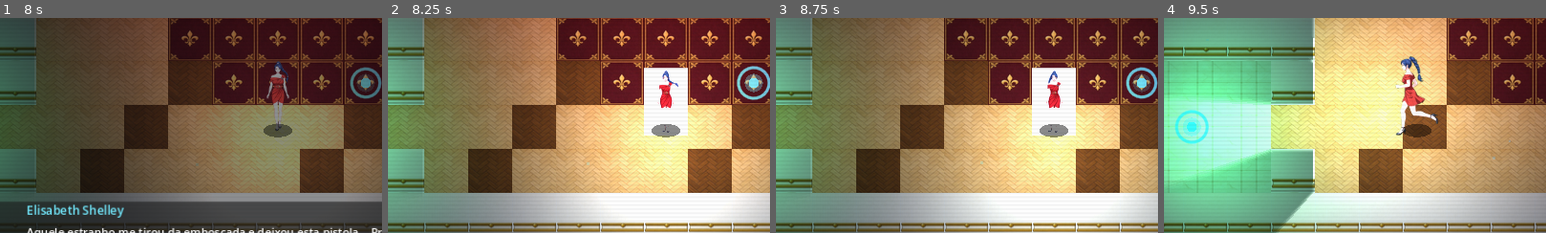
Above: before the commit, frames 1-4 (left to right).
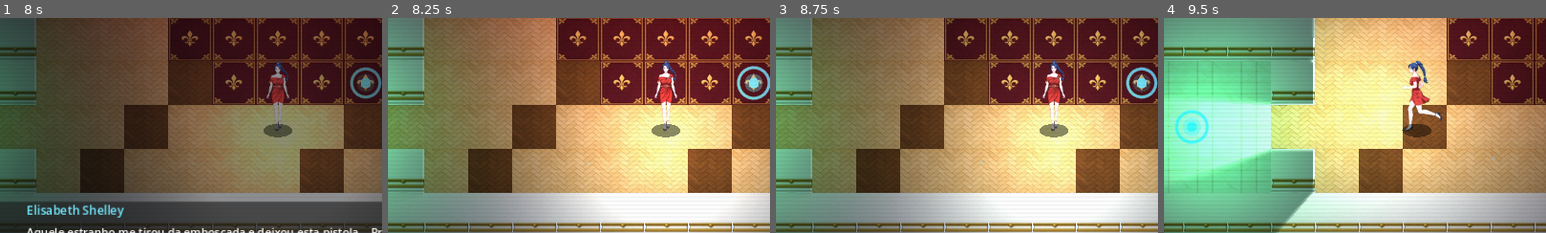
Above: after the commit, the same moments.

Repository: Edsephiroth/Bio-Crisis
Game: Godot game, scene res://src/ui/title_screen.tscn
Two runs of this game, one before a commit and one after it. Both use one fixed random seed, a clock stepped at 60 frames per second and the inputs below. Sound files missing from this copy of the repository are replaced by a short silence.
Inputs (mouse positions are % of the whole screen's width and height, from its top left):
- Up to frame 1 (8 s): click "NOVA MISSÃO" at 0.5 s; tap Enter (ui_accept) at 1.25 s; drag from (9, 84) to (60, 28) at 1.27 s; click "Arma" at 2 s; click "Som: ON" at 2.75 s; click "TÁTICO ATB PRONTO" at 3.5 s; click "CONTINUAR ▶" at 4.25 s; click "FECHAR ✓" at 5 s; click "MENU" at 5.75 s; drag from (30, 55) to (45, 70) at 6.52 s; move the mouse to (60, 28) at 7.27 s; hold D (move_right) from 7.28 s (still down); hold E (pe_energy_shot) from 7.28 s (still down); click (60, 28) at 7.42 s
- Up to frame 2 (8.25 s): release D (move_right) at 8 s; release E (pe_energy_shot) at 8 s; tap Enter (ui_accept) at 8 s; drag from (45, 70) to (20, 35) at 8.02 s
- Up to frame 3 (8.75 s): no input
- Up to frame 4 (9.5 s): move the mouse to (80, 65) at 8.77 s; hold A (move_left) from 8.78 s (still down); hold Q (pe_heal) from 8.78 s (still down); click (80, 65) at 8.92 s; tap Enter (ui_accept) at 9.02 s; tap C (reload) at 9.4 s
The pictures show only the part of the screen within x 14-64%, y 25-75%; the shares and areas given below are measured in that part.

Frame 1 is identical in both runs. In frame 2, 3.5% of the frame differs, in the area x 67-79%, y 19-55%; in frame 3, 3.5%; in frame 4, 1.8%.

Commit message:
fix(sprites & combat): clean 4-dir transparent breathing Idle, uniform Elisabeth run framing, and distinct sequential/spread weapon firing patterns

Diff:
--- a/src/data/bio_database.gd
+++ b/src/data/bio_database.gd
@@ -7,29 +7,29 @@
 	var list: Array[WeaponData] = []
 
 	list.append(_make_weapon(
-		"m93r", "M93R", "9mm", 18, 230.0, 3, 18, PackedStringArray(["quickdraw"]),
+		"m93r", "M93R", "9mm", 18, 230.0, 3, 18, "burst", 0.095, PackedStringArray(["quickdraw"]),
 		"res://assets/icons/Pe1_icon_inv_pistol.png",
-		"Pistola italiana 9mm com rajada de 3 tiros. Perk: Quickdraw."
+		"Pistola italiana 9mm com rajada de 3 tiros rápidos. Perk: Quickdraw."
 	))
 	list.append(_make_weapon(
-		"glock19", "Glock 19", "9mm", 14, 215.0, 2, 16, PackedStringArray(["frost", "critup"]),
+		"glock19", "Glock 19", "9mm", 14, 215.0, 2, 16, "semi", 0.13, PackedStringArray(["frost", "critup"]),
 		"res://assets/icons/Pe1_icon_inv_pistol.png",
-		"Pistola leve com munição criogênica. Perks: Frost + Crit Up (ótima para Tune!)."
+		"Pistola leve semiautomática (2 tiros). Perks: Frost + Crit Up."
 	))
 	list.append(_make_weapon(
-		"m870", "M870 Shotgun", "12G", 36, 165.0, 1, 6, PackedStringArray(["heat"]),
+		"m870", "M870 Shotgun", "12G", 36, 165.0, 1, 6, "spread", 0.0, PackedStringArray(["heat"]),
 		"res://assets/icons/Pe1_icon_inv_shotgun.png",
-		"Escopeta tática 12G com cartuchos térmicos. Perk: Heat (+25% dano)."
+		"Escopeta 12G em cone (5 estilhaços simultâneos). Perk: Heat."
 	))
 	list.append(_make_weapon(
-		"mp5a5", "MP5A5 SMG", "9mm", 22, 225.0, 4, 28, PackedStringArray(["acid"]),
+		"mp5a5", "MP5A5 SMG", "9mm", 22, 225.0, 5, 30, "auto", 0.065, PackedStringArray(["acid"]),
 		"res://assets/icons/Pe1_icon_inv_smg.png",
-		"Submetralhadora de alta cadência. Perk: Acid (corrosão contínua)."
+		"Submetralhadora automática (rajada de 5 tiros em sequência). Perk: Acid."
 	))
 	list.append(_make_weapon(
-		"m4a1", "M4A1 Rifle", "5.56mm", 28, 300.0, 2, 24, PackedStringArray(["2comm"]),
+		"m4a1", "M4A1 Rifle", "5.56mm", 28, 300.0, 2, 24, "precision", 0.14, PackedStringArray(["2comm"]),
 		"res://assets/icons/Pe1_icon_inv_rifle.png",
-		"Carabina tática de longo alcance. Perk: 2x Command (recupera 45% ATB!)."
+		"Carabina tática de longo alcance (2 tiros precisos). Perk: 2x Command."
 	))
 	return list
 
@@ -123,7 +123,7 @@
 
 
 static func _make_weapon(
-	id: String, dname: String, cal: String, atk: int, rng: float, rof: int, cap: int, perks: PackedStringArray, icon: String, desc: String
+	id: String, dname: String, cal: String, atk: int, rng: float, rof: int, cap: int, pattern: String, interval: float, perks: PackedStringArray, icon: String, desc: String
 ) -> WeaponData:
 	var w := WeaponData.new()
 	w.id = id
@@ -134,6 +134,8 @@
 	w.rate_of_fire = rof
 	w.capacity = cap
 	w.mag_current = cap
+	w.fire_pattern = pattern
+	w.shot_interval = interval
 	w.perks = perks
 	w.icon_path = icon
 	w.description = desc
--- a/src/entities/player/elisabeth.gd
+++ b/src/entities/player/elisabeth.gd
@@ -3,7 +3,6 @@
 
 const WALK_SHEET: Texture2D = preload("res://assets/sprites/elisabeth_sheet.png")
 const RUN_SHEET: Texture2D = preload("res://assets/sprites/elisabeth_run_sheet.png")
-const IDLE_SHEET: Texture2D = preload("res://assets/sprites/elisabeth_idle_sheet.png")
 
 @export var walk_speed: float = 165.0
 @export var run_speed: float = 218.0
@@ -19,7 +18,7 @@
 var anim_timer: float = 0.0
 var anim_frame: int = 0
 var idle_timer: float = 0.0
-var active_sheet_mode: String = "walk" # "walk", "run", "idle"
+var active_sheet_mode: String = "walk" # "walk", "run"
 
 var dash_timer: float = 0.0
 var dash_dir: Vector2 = Vector2.DOWN
@@ -98,19 +97,14 @@
 	if active_sheet_mode == mode:
 		return
 	active_sheet_mode = mode
-	match mode:
-		"run":
-			sprite.texture = RUN_SHEET
-			sprite.hframes = 8
-			sprite.vframes = 4
-		"idle":
-			sprite.texture = IDLE_SHEET
-			sprite.hframes = 8
-			sprite.vframes = 1
-		_:
-			sprite.texture = WALK_SHEET
-			sprite.hframes = 8
-			sprite.vframes = 4
+	if mode == "run":
+		sprite.texture = RUN_SHEET
+		sprite.hframes = 8
+		sprite.vframes = 4
+	else:
+		sprite.texture = WALK_SHEET
+		sprite.hframes = 8
+		sprite.vframes = 4
 
 
 func _physics_process(delta: float) -> void:
@@ -159,6 +153,7 @@
 	if raw_len > 0.1:
 		_set_sheet_mode("run" if is_running else "walk")
 		sprite.scale = Vector2(0.76, 0.76)
+		sprite.position = Vector2(0, -34)
 
 		facing_dir = input_vec.normalized()
 		if absf(facing_dir.x) > absf(facing_dir.y):
@@ -175,16 +170,14 @@
 				AudioManager.play_sfx("step", -11.0, 0.14)
 		sprite.frame = dir_row * 8 + anim_frame
 	else:
-		idle_timer += delta * 4.5
-		if dir_row == 0:
-			_set_sheet_mode("idle")
-			sprite.frame = int(idle_timer) % 8
-			sprite.scale = Vector2(0.76, 0.76)
-		else:
-			_set_sheet_mode("walk")
-			sprite.frame = dir_row * 8
-			var breath: float = 1.0 + 0.015 * sin(idle_timer * 1.4)
-			sprite.scale = Vector2(0.76, 0.76 * breath)
+		idle_timer += delta * 3.2
+		_set_sheet_mode("walk")
+		sprite.frame = dir_row * 8
+		var wave: float = sin(idle_timer)
+		var breath_y: float = 1.0 + 0.018 * wave
+		var breath_x: float = 1.0 - 0.008 * wave
+		sprite.scale = Vector2(0.76 * breath_x, 0.76 * breath_y)
+		sprite.position = Vector2(0, -34.0 - 0.6 * wave)
 
 	flashlight.position = Vector2(0, -18) + facing_dir * 34.0
 
--- a/src/levels/children_first_hall.gd
+++ b/src/levels/children_first_hall.gd
@@ -34,6 +34,7 @@
 var tracer_lines: Array[Dictionary] = []
 var floating_texts: Array[Dictionary] = []
 var enemy_projectiles: Array[Dictionary] = []
+var pending_burst_shots: Array[Dictionary] = []
 var emergency_time: float = 0.0
 var pending_victory_after_dialogue: bool = false
 
@@ -296,6 +297,15 @@
 				else:
 					EventBus.floating_text_requested.emit("ESQUIVOU!", player.global_position + Vector2(0, -52), Color(0.35, 0.95, 1.0))
 				enemy_projectiles.remove_at(i)
+
+	# Process sequential weapon burst shots (SMG / M93R / Rifle / Pistol)
+	if not GameState.is_world_paused():
+		for i in range(pending_burst_shots.size() - 1, -1, -1):
+			var shot: Dictionary = pending_burst_shots[i]
+			shot["delay"] = float(shot["delay"]) - delta
+			if float(shot["delay"]) <= 0.0:
+				_execute_single_queued_bullet(shot)
+				pending_burst_shots.remove_at(i)
 
 	if redraw_fx:
 		fx_layer.queue_redraw()
@@ -547,7 +557,6 @@
 				GameState.set_tactical_pause(false)
 			return
 		var shots: int = GameState.consume_mag_ammo(weapon.rate_of_fire)
-		# Darkness status can cause miss
 		if GameState.darkness_timer > 0.0 and randf() < 0.35:
 			EventBus.weapon_fired.emit(player.global_position + Vector2(0, -24), target.global_position + Vector2(24, -40), false)
 			EventBus.floating_text_requested.emit("ERROU (DARKNESS)!", target.global_position + Vector2(0, -56), Color(0.65, 0.55, 0.9))
@@ -558,29 +567,121 @@
 		var crit_chance: float = 0.45 if GameState.level >= 5 else 0.15
 		if weapon.perks.has("critup"):
 			crit_chance += 0.22
-		var is_crit: bool = in_range and (randf() < crit_chance)
-		var per_shot: float = float(GameState.get_total_attack()) * (0.72 if shots > 1 else 1.25)
+		if weapon.fire_pattern == "precision":
+			crit_chance += 0.12
+
+		# Compute total expected burst damage and divide across individual shots/pellets
+		var base_total: float = float(GameState.get_total_attack()) * 1.45 * falloff_mult
 		if weapon.perks.has("heat"):
-			per_shot *= 1.25
-		var total_dmg: int = int(round(per_shot * float(shots) * (1.5 if is_crit else 1.0) * falloff_mult))
-
-		EventBus.weapon_fired.emit(player.global_position + Vector2(0, -24), target.global_position + Vector2(0, -24), false)
-		EventBus.screen_shake_requested.emit(4.0, 0.14)
+			base_total *= 1.25
 		if not in_range:
 			EventBus.floating_text_requested.emit("OUT OF RANGE", target.global_position + Vector2(0, -72), Color(1.0, 0.65, 0.25))
 		var hit_part: String = GameState.selected_boss_part if in_range else "body"
-		target.take_damage(total_dmg, is_crit, hit_part)
-		if is_instance_valid(target) and target.hp > 0:
-			target.apply_weapon_perks(weapon.perks)
+
+		if weapon.fire_pattern == "spread":
+			# SHOTGUN: 5 simultaneous pellets in a cone, hitting main target + nearby foes in cone!
+			var pellet_count: int = 5
+			var dmg_per_pellet: int = maxi(4, int(round(base_total / float(pellet_count))))
+			var base_dir: Vector2 = (target.global_position - player.global_position).normalized()
+			AudioManager.play_weapon_sfx(weapon.id, false)
+			EventBus.screen_shake_requested.emit(7.0, 0.22)
+			var angles: Array[float] = [-0.28, -0.14, 0.0, 0.14, 0.28]
+			var enemies_hit: Dictionary = {}
+			for ang in angles:
+				var pdir: Vector2 = base_dir.rotated(ang)
+				var end_p: Vector2 = player.global_position + pdir * (max_r + 18.0)
+				tracer_lines.append({
+					"from": player.global_position + Vector2(0, -24),
+					"to": end_p + Vector2(0, -24),
+					"color": Color(1.0, 0.65, 0.22, 1.0),
+					"width": 2.8,
+					"ttl": 0.18,
+				})
+				# Check enemies inside cone angle
+				for node in get_tree().get_nodes_in_group("enemies"):
+					var en: EnemyBase = node as EnemyBase
+					if en == null:
+						continue
+					var rel: Vector2 = en.global_position - player.global_position
+					if rel.length() <= max_r + 36.0 and absf(pdir.angle_to(rel.normalized())) <= 0.19:
+						enemies_hit[en] = int(enemies_hit.get(en, 0)) + 1
+			if enemies_hit.is_empty():
+				enemies_hit[target] = 3
+			for en_key in enemies_hit.keys():
+				var en: EnemyBase = en_key as EnemyBase
+				if is_instance_valid(en):
+					var pellets_landed: int = int(enemies_hit[en_key])
+					var is_c: bool = in_range and (randf() < crit_chance)
+					var total_en_dmg: int = int(round(float(dmg_per_pellet * pellets_landed) * (1.45 if is_c else 1.0)))
+					en.take_damage(total_en_dmg, is_c, hit_part)
+					if is_instance_valid(en) and en.hp > 0:
+						en.apply_weapon_perks(weapon.perks)
+			fx_layer.queue_redraw()
+		else:
+			# SEQUENTIAL SHOTS (SMG 5x auto / M93R 3x burst / Rifle 2x precision / Pistol 2x semi)
+			var num_bullets: int = maxi(1, shots)
+			var per_bullet_base: float = base_total / float(num_bullets)
+			var tracer_col: Color = Color(1.0, 0.92, 0.55, 1.0)
+			if weapon.perks.has("frost"):
+				tracer_col = Color(0.45, 0.9, 1.0, 1.0)
+			elif weapon.perks.has("acid"):
+				tracer_col = Color(0.6, 1.0, 0.35, 1.0)
+			elif weapon.fire_pattern == "precision":
+				tracer_col = Color(1.0, 0.98, 0.85, 1.0)
+
+			var interval: float = maxf(0.05, weapon.shot_interval)
+			for b_i in range(num_bullets):
+				var is_c: bool = in_range and (randf() < crit_chance)
+				var b_dmg: int = maxi(3, int(round(per_bullet_base * (1.45 if is_c else 1.0))))
+				var bullet_data: Dictionary = {
+					"delay": float(b_i) * interval,
+					"target": target,
+					"damage": b_dmg,
+					"is_crit": is_c,
+					"hit_part": hit_part,
+					"perks": weapon.perks,
+					"weapon_id": weapon.id,
+					"color": tracer_col,
+					"width": 2.2 if weapon.fire_pattern == "precision" else 2.5,
+					"jitter": 14.0 if weapon.fire_pattern == "auto" else (7.0 if weapon.fire_pattern == "burst" else 3.0),
+					"apply_perks": b_i == num_bullets - 1,
+				}
+				if b_i == 0:
+					_execute_single_queued_bullet(bullet_data)
+				else:
+					pending_burst_shots.append(bullet_data)
 
 		GameState.consume_atb()
-		# 2x Command perk refunds 45% ATB immediately!
 		if weapon.perks.has("2comm"):
 			GameState.atb = 45.0
 			EventBus.floating_text_requested.emit("2x COMMAND!", player.global_position + Vector2(0, -60), Color(1.0, 0.85, 0.3))
 			EventBus.player_stats_changed.emit()
 
 	GameState.set_tactical_pause(false)
+
+
+func _execute_single_queued_bullet(shot: Dictionary) -> void:
+	var target_var: Variant = shot.get("target")
+	if not is_instance_valid(target_var):
+		return
+	var target: EnemyBase = target_var as EnemyBase
+	if target == null or target.hp <= 0:
+		return
+	var jit: float = float(shot.get("jitter", 5.0))
+	var offset := Vector2(randf_range(-jit, jit), randf_range(-jit, jit))
+	AudioManager.play_weapon_sfx(str(shot.get("weapon_id", "m93r")), false)
+	EventBus.screen_shake_requested.emit(2.6, 0.08)
+	tracer_lines.append({
+		"from": player.global_position + Vector2(0, -24),
+		"to": target.global_position + Vector2(0, -24) + offset,
+		"color": shot.get("color", Color(1.0, 0.92, 0.55, 1.0)) as Color,
+		"width": float(shot.get("width", 2.4)),
+		"ttl": 0.12,
+	})
+	target.take_damage(int(shot["damage"]), bool(shot["is_crit"]), str(shot["hit_part"]))
+	if bool(shot.get("apply_perks", false)) and is_instance_valid(target) and target.hp > 0:
+		target.apply_weapon_perks(shot["perks"] as PackedStringArray)
+	fx_layer.queue_redraw()
 
 
 func cast_detox() -> void:
--- a/src/resources/weapon_data.gd
+++ b/src/resources/weapon_data.gd
@@ -9,6 +9,8 @@
 @export var rate_of_fire: int = 2
 @export var capacity: int = 15
 @export var mag_current: int = 15
+@export_enum("semi", "burst", "auto", "spread", "precision") var fire_pattern: String = "burst"
+@export var shot_interval: float = 0.10
 @export var perks: PackedStringArray = PackedStringArray()
 @export var icon_path: String = "res://assets/icons/Pe1_icon_inv_pistol.png"
 @export var description: String = ""
Binary file removed: assets/sprites/elisabeth_idle_sheet.png
Not shown, removed: assets/sprites/elisabeth_idle_sheet.png.import
Binary file changed: assets/sprites/elisabeth_run_sheet.png
